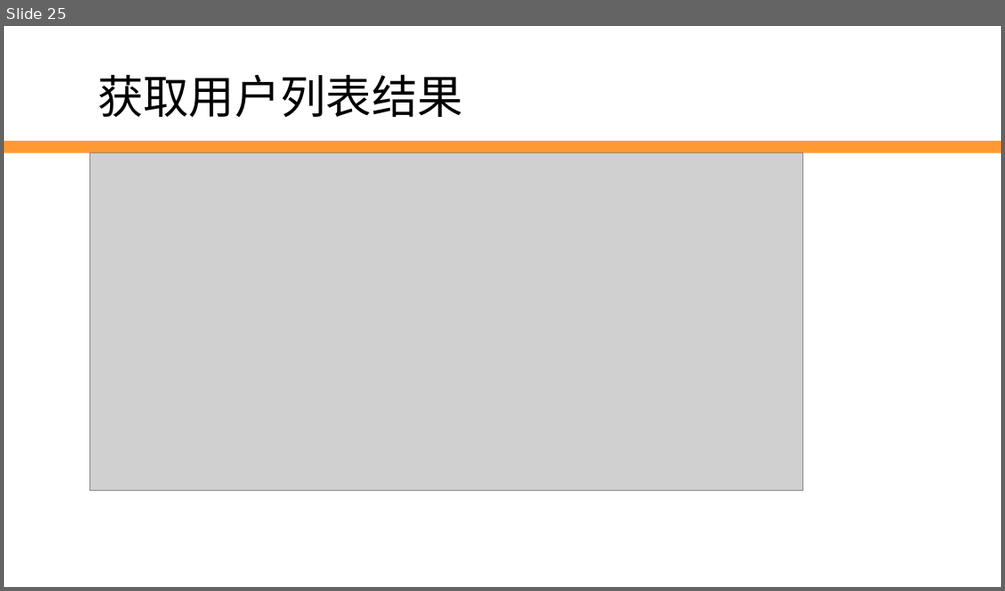
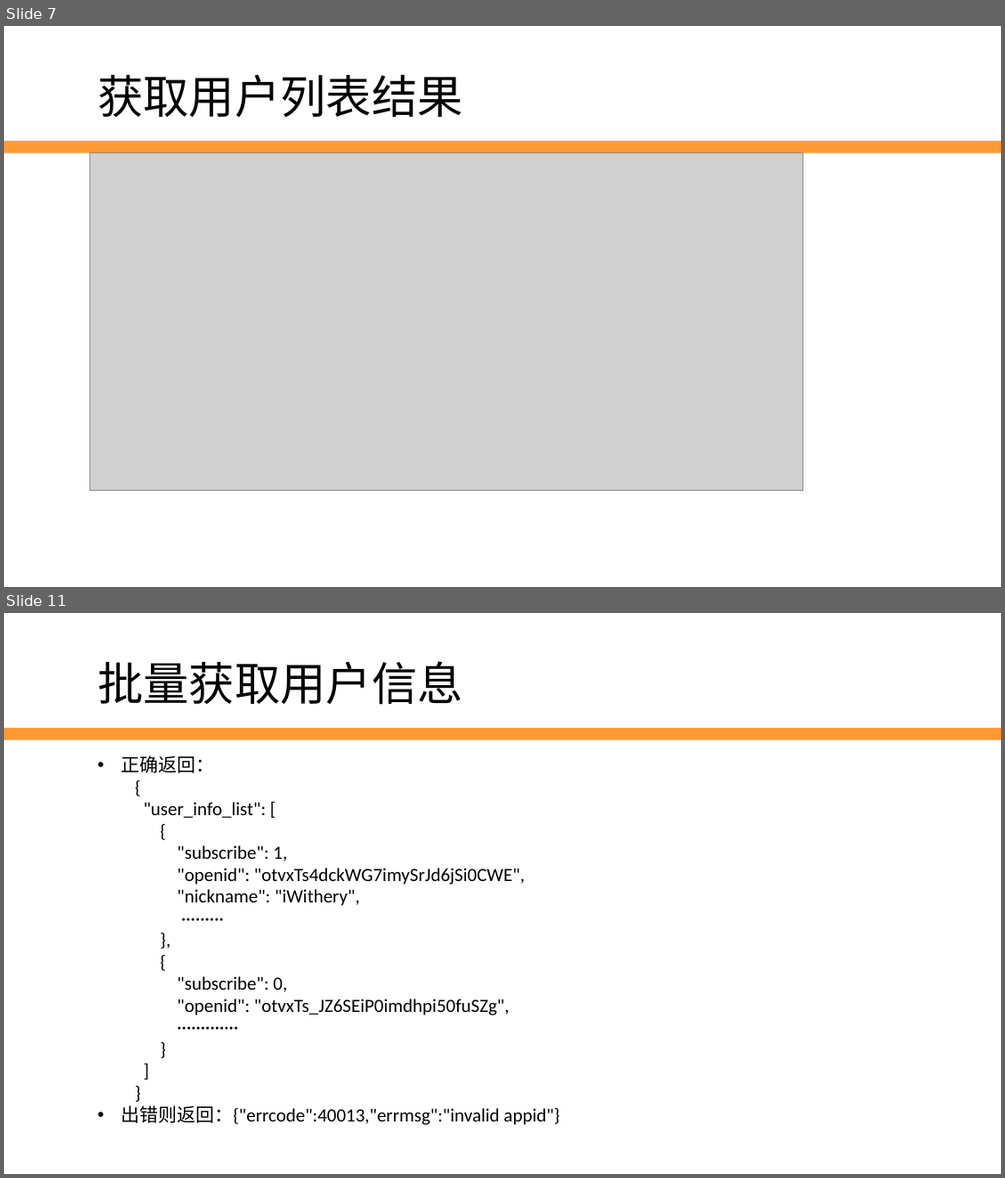
Before and after one commit to edu2act/2017-2018_1st_Wechat_Web_Programming, a slide deck: 课程ppt/第8讲 用户管理.pptx. Shown one above the other, each under a label of ours: slide 25 before the commit, slides 7 and 11 after it; the slides between them are not shown. The pictures are 1005x591 and 1005x1178 pixels, drawn with LibreOffice and Linux fonts; fonts in the diff are those of the drawing; grey boxes stand for pictures; background and template pictures are left out. Boxes give left, top, right and bottom in pixels: in the first picture for what was removed or moved away, otherwise in the second. Text is boxed around its words. In the diff, an @@ line names an element or a change of style, - is before the commit and + after.

```diff
--- a/课程ppt/第8讲 用户管理.pptx
+++ b/课程ppt/第8讲 用户管理.pptx
@@ slide 11 added at (4, 613, 1001, 1174), background #FFFFFF; not listed: 1 template element that a slide beside it also shows @@
@@ text added at (97, 661, 463, 705), 44 pt, text #000000 @@
+批量获取用户信息
@@ text added at (121, 755, 559, 1125), 18 pt, text #000000 @@
+• 正确返回：
+  {
+  "user_info_list": [
+  {
+  "subscribe": 1,
+  "openid": "otvxTs4dckWG7imySrJd6jSi0CWE",
+  "nickname": "iWithery",
+  ·········
+  },
+  {
+  "subscribe": 0,
+  "openid": "otvxTs_JZ6SEiP0imdhpi50fuSZg",
+  ·············
+  }
+  ]
+  }
+• 出错则返回：{"errcode":40013,"errmsg":"invalid appid"}
@@ what was slide 25 is now slide 7 @@
```
Also in this commit, not shown: 21 slides changed, 2 other slides added.
